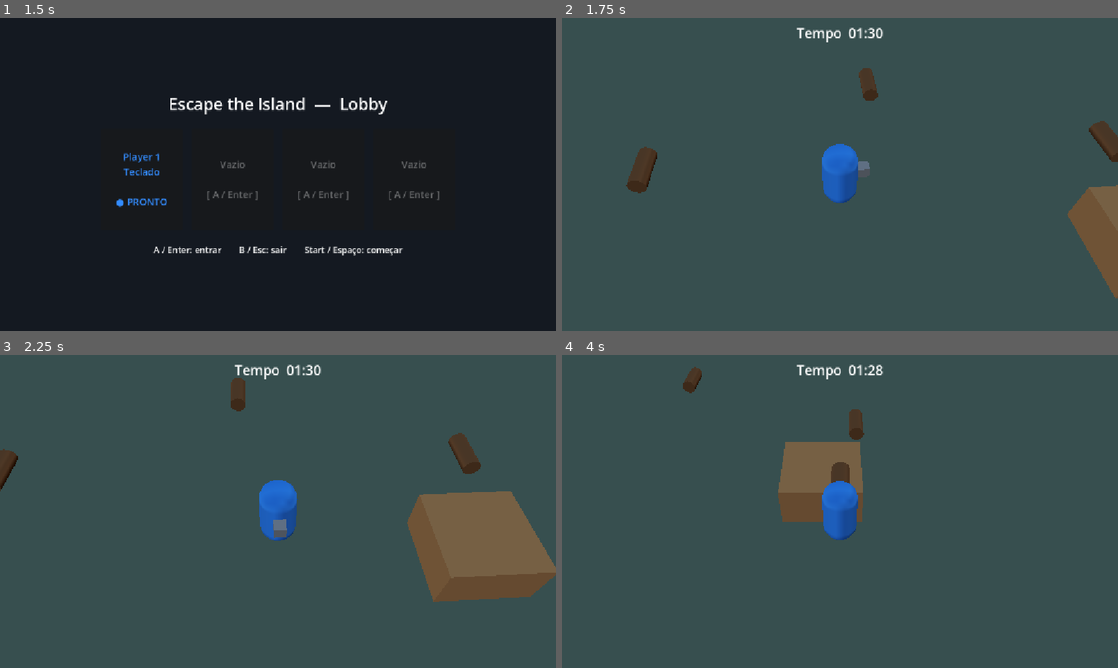
Above: before the commit, frames 1-4 (two rows, left to right).
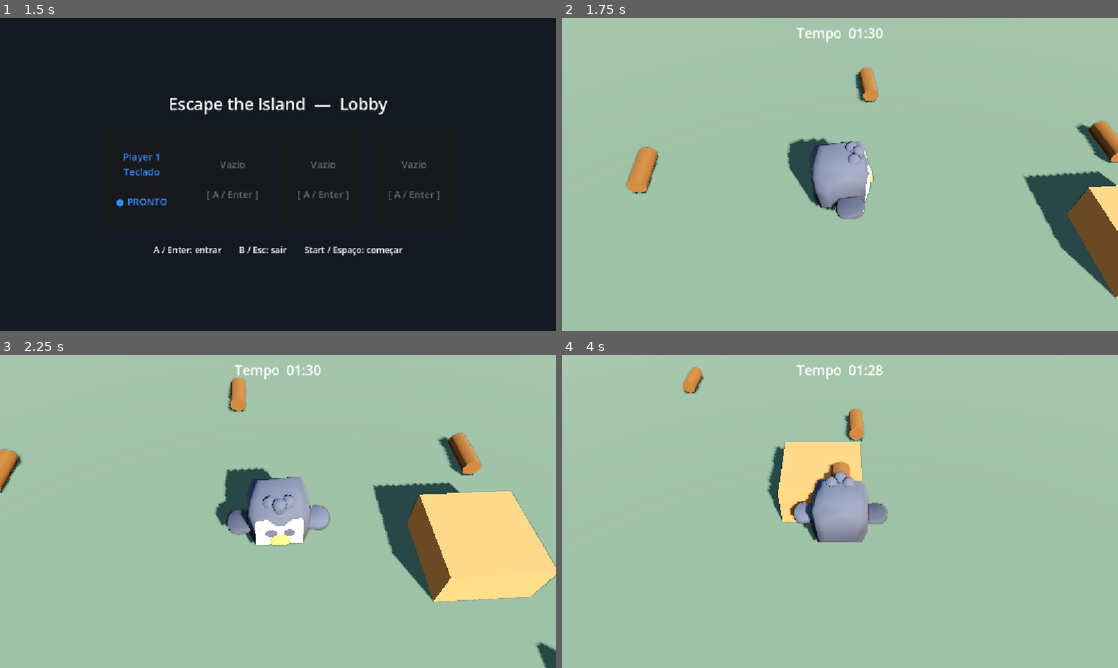
Above: after the commit, the same moments.

Repository: Hashiramaz/multiplayer-godot
Game: Godot game, scene res://scenes/menu/MainMenu.tscn
Two runs of this game, one before a commit and one after it. Both use one fixed random seed, a clock stepped at 60 frames per second and the inputs below.
Inputs:
- Up to frame 1 (1.5 s): click "Jogar" at 0.5 s; tap Enter at 1.25 s; hold D from 1.28 s (still down); hold E from 1.28 s (still down)
- Up to frame 2 (1.75 s): keep holding D; keep holding E; tap Space at 1.52 s
- Up to frame 3 (2.25 s): release D at 2.03 s; release E at 2.03 s; hold S from 2.03 s (still down); tap Enter at 2.1 s
- Up to frame 4 (4 s): tap Space at 2.27, 3.77 s; release S at 2.78 s; hold D 2.78-3.53 s; tap Keypad Enter at 2.85 s; hold W from 3.53 s (still down); tap Backspace at 3.6 s

Frame 1 is identical in both runs. In frame 2, 95% of the frame differs, in the area x 0-100%, y 0-100%; in frame 3, 96%; in frame 4, 99%.

Commit message:
First visual pass: penguin character, lighting, post-process shader
- Player visual is now a penguin FBX (collision/HoldPoint/InteractionArea
  unchanged); per-player color deferred (set_color just stores it for now)
- Lighting: warmer sun with soft shadows, SSAO, slight contrast/saturation
- Post-process: outline + posterization + 8-color palette + dithering
  (screen-space spatial shader on a fullscreen quad child of the camera)
- Docs updated (ARCHITECTURE/ROADMAP)

Co-Authored-By: Claude Opus 4.8 <noreply@anthropic.com>

Diff:
--- /dev/null
+++ b/Assets/Visual/Shaders/posterize_outline.gdshader
@@ -0,0 +1,192 @@
+shader_type spatial;
+render_mode unshaded;
+
+uniform sampler2D DEPTH_TEXTURE : source_color, hint_depth_texture, filter_linear_mipmap;
+uniform sampler2D NORMAL_TEXTURE : hint_normal_roughness_texture, filter_nearest;
+uniform sampler2D SCREEN_TEXTURE : source_color, hint_screen_texture, repeat_disable, filter_nearest;
+
+uniform float zNear = 0.05;
+uniform float zFar = 100;
+
+uniform bool enable_outline = false;
+uniform vec3 outline_color : source_color = vec3(0.0,0.0,0.0);
+uniform float outline_thickness = 10.0;
+
+uniform bool enable_color_limit = true;
+uniform int color_levels : hint_range(2, 32) = 8;
+
+uniform bool enable_color_palette = true;
+uniform vec4 color1  : source_color  = vec4(1.0,0.925,0.839,1.0);
+uniform vec4 color2  : source_color  = vec4(1.0,0.831,0.639,1.0);
+uniform vec4 color3  : source_color  = vec4(1.0,0.667,0.369,1.0);
+uniform vec4 color4  : source_color  = vec4(0.816,0.506,0.349,1.0);
+uniform vec4 color5  : source_color  = vec4(0.553,0.412,0.478,1.0);
+uniform vec4 color6  : source_color  = vec4(0.329,0.306,0.408,1.0);
+uniform vec4 color7  : source_color  = vec4(0.125,0.236,0.337,1.0);
+uniform vec4 color8  : source_color  = vec4(0.05,0.169,0.271,1.0);
+
+uniform bool enable_dithering = true;
+uniform float dither_strength : hint_range(0.0, 1.0) = 0.3;
+
+const mat3 Gx = mat3(
+				vec3(-1,-2,-1),
+				vec3(0, 0, 0),
+				vec3(1, 2, 1)
+);
+const mat3 Gy = mat3(
+				vec3(-1,0,1),
+				vec3(-2,0,2),
+				vec3(-1,0,1)
+);
+
+float depth(sampler2D depth_texture, vec2 screen_uv, mat4 inv_proj_mat, in vec3 vertex)
+{
+	float depth_raw = texture(depth_texture, screen_uv)[0];
+	vec3 ndc = vec3(screen_uv * 2.0 - 1.0, depth_raw);
+	vec4 view_space = inv_proj_mat * vec4(ndc,1.0);
+	view_space.z /= view_space.w;
+	float linear_depth = view_space.z;
+	float scaled_depth = (zFar-zNear)/(zNear + linear_depth * (zNear-zFar));
+
+	return scaled_depth;
+}
+
+float sobel_depth(in vec2 uv, in vec2 offset, in vec3 vertex, mat4 inv_proj_mat)
+{
+	float xSobDepth = 0.0;
+	float ySobDepth = 0.0;
+
+	for (int row = 0; row < 3; row++)
+	{
+		for (int col = 0; col < 3; col++)
+		{
+			float depth = depth(DEPTH_TEXTURE, uv + offset * vec2(float(col-1),float(row-1)),inv_proj_mat,vertex);
+			xSobDepth += Gx[row][col] * depth;
+			ySobDepth += Gy[row][col] * depth;
+		}
+	}
+
+	return sqrt(pow(xSobDepth,2.0) + pow(ySobDepth,2.0));
+}
+
+float luminance(vec3 color)
+{
+	const vec3 weight = vec3(0.2125, 0.7154, 0.0721);
+	return dot(weight,color);
+}
+
+float sobel_normal(in vec2 uv, in vec2 offset)
+{
+	float xSobNormal = 0.0;
+	float ySobNormal = 0.0;
+
+	for (int row = 0; row < 3; row++)
+	{
+		for (int col = 0; col < 3; col++)
+		{
+			float lumi = luminance(texture(NORMAL_TEXTURE, uv + offset * vec2(float(col-1),float(row-1))).rgb);
+			xSobNormal += Gx[row][col] * lumi;
+			ySobNormal += Gy[row][col] * lumi;
+		}
+	}
+
+	return sqrt(pow(xSobNormal,2.0) + pow(ySobNormal,2.0));
+}
+
+float posterize(float val, int levels)
+{
+	return round(val * float(levels)) / float(levels);
+}
+
+float dither(vec2 position, float brightness)
+{
+	int x = int(mod(position.x, 4.0));
+	int y = int(mod(position.y, 4.0));
+	int index = x + y * 4;
+
+	float dithering[16] = float[](
+		0.0,0.5,0.125,0.625,
+		0.75,0.25,0.875,0.375,
+		0.1875,0.6875,0.0625,0.5625,
+		0.9375,0.4375,1.0,0.8125
+	);
+	float threshold = dithering[index];
+	return brightness < threshold ? 0.0 : 1.0;
+}
+
+void vertex() {
+	POSITION = vec4(VERTEX.xy,1.0,1.0);
+}
+
+void fragment() {
+	vec3 palette[8];
+		palette[0] = color1.rgb;
+		palette[1] = color2.rgb;
+		palette[2] = color3.rgb;
+		palette[3] = color4.rgb;
+		palette[4] = color5.rgb;
+		palette[5] = color6.rgb;
+		palette[6] = color7.rgb;
+		palette[7] = color8.rgb;
+
+	vec3 screen_color = texture(SCREEN_TEXTURE, SCREEN_UV).rgb;
+
+	vec3 final_color = screen_color;
+
+	if(enable_color_limit)
+	{
+		final_color = vec3(posterize(final_color.r,color_levels),posterize(final_color.g,color_levels),posterize(final_color.b,color_levels));
+
+	}
+
+	if (enable_color_palette)
+	{
+		vec3 difference = final_color - palette[0];
+		float dist = dot(difference,difference);
+
+		float closest_distance = dist;
+		vec3 closest_color = palette[0];
+
+		for( int i = 0; i < palette.length(); i++)
+		{
+			difference = final_color - palette[i];
+			dist = dot(difference,difference);
+
+			if(dist<closest_distance)
+			{
+				closest_distance = dist;
+				closest_color = palette[i];
+			}
+		}
+		final_color = closest_color;
+	}
+
+	if(enable_dithering)
+	{
+		float brightness = dot(final_color, vec3(0.3,0.59,0.11));
+		brightness += dither_strength * (dither(FRAGCOORD.xy, brightness) -0.5);
+		final_color *= (1.0 + dither_strength * (dither(FRAGCOORD.xy, brightness) -0.5));
+	}
+
+	if(enable_outline)
+	{
+		vec2 offset = outline_thickness / VIEWPORT_SIZE;
+		vec2 uv = SCREEN_UV;
+
+		float depth = depth(DEPTH_TEXTURE, uv, INV_PROJECTION_MATRIX,VERTEX);
+
+		vec3 pixel_color = texture(SCREEN_TEXTURE, uv).rgb;
+
+		float edge_depth = sobel_depth(uv, offset, VERTEX, INV_PROJECTION_MATRIX);
+		float edge_normal = sobel_normal(uv, offset);
+
+		float outline = smoothstep(0.0,1.0,10.0 * edge_depth + edge_normal);
+
+		final_color = mix(final_color, outline_color, outline);
+	}
+
+	ALBEDO = final_color;
+}
+
+void light() {
+}
--- a/scenes/arena/Arena.tscn
+++ b/scenes/arena/Arena.tscn
@@ -7,6 +7,7 @@
 [ext_resource type="PackedScene" path="res://scenes/interactables/Carriable.tscn" id="log"]
 [ext_resource type="PackedScene" path="res://scenes/ui/PauseMenu.tscn" id="pause"]
 [ext_resource type="PackedScene" path="res://scenes/ui/MatchUI.tscn" id="match"]
+[ext_resource type="Shader" path="res://Assets/Visual/Shaders/posterize_outline.gdshader" id="pp_shader"]
 
 [sub_resource type="ProceduralSkyMaterial" id="sky_mat"]
 
@@ -17,7 +18,15 @@
 background_mode = 2
 sky = SubResource("sky")
 ambient_light_source = 3
+ambient_light_energy = 1.1
 tonemap_mode = 2
+tonemap_white = 1.2
+ssao_enabled = true
+ssao_intensity = 2.5
+ssao_radius = 1.0
+adjustment_enabled = true
+adjustment_contrast = 1.08
+adjustment_saturation = 1.15
 
 [sub_resource type="BoxMesh" id="floor_mesh"]
 size = Vector3(40, 1, 40)
@@ -37,6 +46,23 @@
 [sub_resource type="BoxShape3D" id="obs_shape"]
 size = Vector3(2, 1, 2)
 
+[sub_resource type="QuadMesh" id="pp_quad"]
+flip_faces = true
+size = Vector2(2, 2)
+
+[sub_resource type="ShaderMaterial" id="pp_mat"]
+shader = ExtResource("pp_shader")
+shader_parameter/zNear = 0.05
+shader_parameter/zFar = 100.0
+shader_parameter/enable_outline = true
+shader_parameter/outline_color = Color(0, 0, 0, 1)
+shader_parameter/outline_thickness = 1.5
+shader_parameter/enable_color_limit = true
+shader_parameter/color_levels = 8
+shader_parameter/enable_color_palette = true
+shader_parameter/enable_dithering = true
+shader_parameter/dither_strength = 0.15
+
 [node name="Arena" type="Node3D"]
 script = ExtResource("arena")
 player_scene = ExtResource("player_scene")
@@ -45,8 +71,11 @@
 environment = SubResource("env")
 
 [node name="Sun" type="DirectionalLight3D" parent="."]
-transform = Transform3D(1, 0, 0, 0, 0.573, -0.819, 0, 0.819, 0.573, 0, 12, 0)
+transform = Transform3D(0.906, -0.24, 0.348, 0, 0.823, 0.568, -0.423, -0.515, 0.746, 0, 12, 0)
+light_color = Color(1, 0.957, 0.882, 1)
+light_energy = 1.35
 shadow_enabled = true
+light_angular_distance = 1.5
 
 [node name="Floor" type="StaticBody3D" parent="."]
 transform = Transform3D(1, 0, 0, 0, 1, 0, 0, 0, 1, 0, -0.5, 0)
@@ -112,6 +141,13 @@
 transform = Transform3D(1, 0, 0, 0, 0.707, 0.707, 0, -0.707, 0.707, 0, 12, 12)
 fov = 45.0
 
+[node name="PostProcess" type="MeshInstance3D" parent="CameraRig/Camera3D"]
+transform = Transform3D(1, 0, 0, 0, 1, 0, 0, 0, 1, 0, 0, -1)
+extra_cull_margin = 16384.0
+cast_shadow = 0
+mesh = SubResource("pp_quad")
+surface_material_override/0 = SubResource("pp_mat")
+
 [node name="PauseMenu" parent="." instance=ExtResource("pause")]
 
 [node name="MatchUI" parent="." instance=ExtResource("match")]
--- a/scenes/player/Player.tscn
+++ b/scenes/player/Player.tscn
@@ -1,20 +1,11 @@
-[gd_scene load_steps=7 format=3]
+[gd_scene load_steps=5 format=3]
 
 [ext_resource type="Script" path="res://scripts/player/player.gd" id="1_player"]
+[ext_resource type="PackedScene" path="res://Assets/Visual/Characters/Penguim/animal-penguin.fbx" id="2_penguin"]
 
 [sub_resource type="CapsuleShape3D" id="shape"]
 radius = 0.4
 height = 1.6
-
-[sub_resource type="CapsuleMesh" id="body_mesh"]
-radius = 0.4
-height = 1.6
-
-[sub_resource type="StandardMaterial3D" id="body_mat"]
-albedo_color = Color(0.2, 0.55, 1, 1)
-
-[sub_resource type="BoxMesh" id="nose_mesh"]
-size = Vector3(0.25, 0.25, 0.4)
 
 [sub_resource type="SphereShape3D" id="interact_shape"]
 radius = 1.3
@@ -28,14 +19,8 @@
 
 [node name="Pivot" type="Node3D" parent="."]
 
-[node name="Body" type="MeshInstance3D" parent="Pivot"]
-transform = Transform3D(1, 0, 0, 0, 1, 0, 0, 0, 1, 0, 0.8, 0)
-mesh = SubResource("body_mesh")
-surface_material_override/0 = SubResource("body_mat")
-
-[node name="Nose" type="MeshInstance3D" parent="Pivot"]
-transform = Transform3D(1, 0, 0, 0, 1, 0, 0, 0, 1, 0, 0.9, -0.45)
-mesh = SubResource("nose_mesh")
+[node name="Model" parent="Pivot" instance=ExtResource("2_penguin")]
+transform = Transform3D(-1, 0, 0, 0, 1, 0, 0, 0, -1, 0, 0, 0)
 
 [node name="HoldPoint" type="Node3D" parent="Pivot"]
 transform = Transform3D(1, 0, 0, 0, 1, 0, 0, 0, 1, 0, 1.15, -0.55)
--- a/scripts/player/player.gd
+++ b/scripts/player/player.gd
@@ -12,6 +12,7 @@
 const DROP_HEIGHT: float = 0.25 ## Rest height of a dropped item on the floor.
 
 var device: int = PlayerInput.DEVICE_NONE
+var player_color: Color = Color.WHITE
 var _input: PlayerInput
 var _carried: Node3D = null
 
@@ -29,12 +30,9 @@
 		_input.device = new_device
 
 func set_color(color: Color) -> void:
-	var body := pivot.get_node("Body") as MeshInstance3D
-	var mat := body.get_active_material(0)
-	if mat:
-		mat = mat.duplicate()
-		mat.albedo_color = color
-		body.material_override = mat
+	# Color choice for the penguin is deferred; just remember the slot color for
+	# now so a later pass (tint / team indicator / palette swap) can apply it.
+	player_color = color
 
 func _physics_process(delta: float) -> void:
 	var move := _input.get_move()
Binary file added: Assets/Visual/Characters/Penguim/animal-penguin.fbx
Not shown, added: Assets/Visual/Characters/Penguim/animal-penguin.fbx.import
Binary file added: Assets/Visual/Characters/Penguim/colormap.png
Not shown, added: Assets/Visual/Characters/Penguim/colormap.png.import
Not shown, added: Assets/Visual/Shaders/posterize_outline.gdshader.uid
Not shown: 1 places in scenes/arena/Arena.tscn that only renumber resources
Not shown, changed: docs/ARCHITECTURE.md
Not shown, changed: docs/ROADMAP.md
